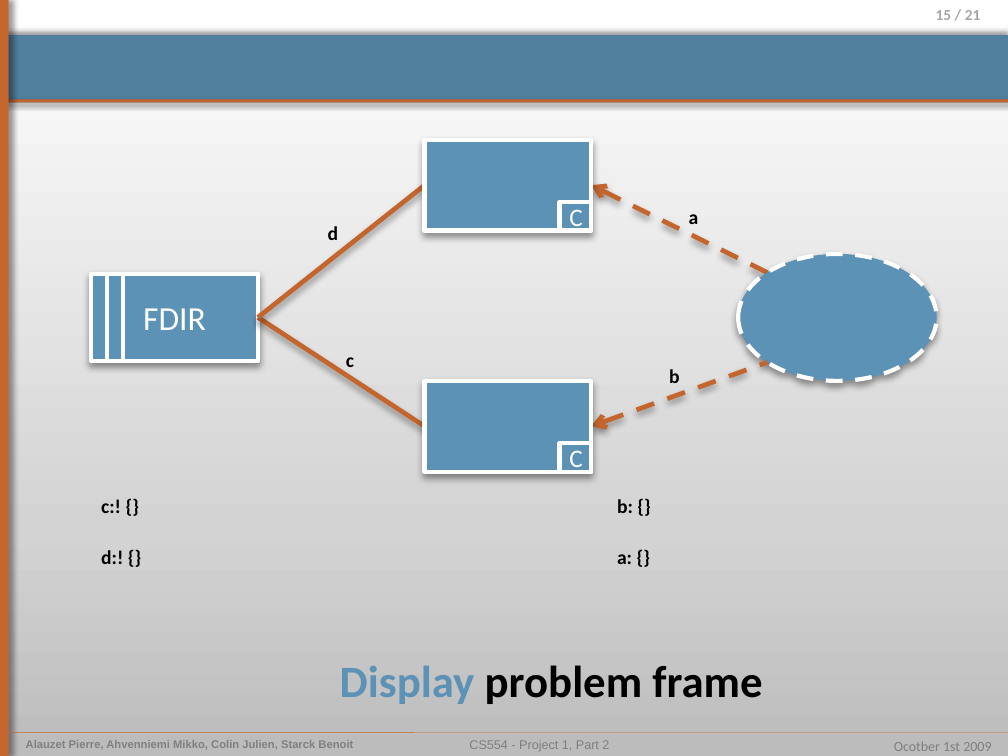
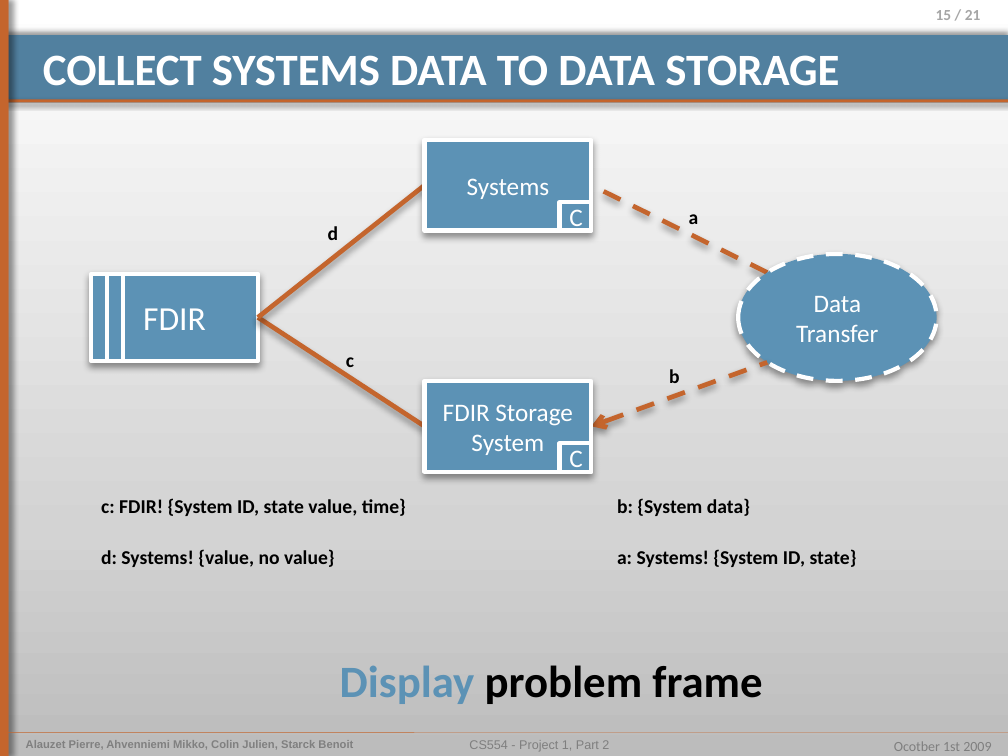
Before and after one commit to pierrealauzet/euroteam, a slide deck: slide 15 of Project 1/Part 2/CS554_EuroTeam_Problem_Frames.pptx. Drawn at 1008x756 pixels with LibreOffice and Linux fonts; fonts in the diff are those of the drawing. Boxes give left, top, right and bottom in pixels: in the first picture for what was removed or moved away, otherwise in the second. Text is boxed around its words. In the diff, an @@ line names an element or a change of style, - is before the commit and + after.

Commit message:
added data collection problem frame slides

```diff
--- a/Project 1/Part 2/CS554_EuroTeam_Problem_Frames.pptx
+++ b/Project 1/Part 2/CS554_EuroTeam_Problem_Frames.pptx
@@ title added at <box>43,55,839,86</box>, 32 pt, text #FFFFFF, bold @@
+COLLECT SYSTEMS DATA TO DATA STORAGE
@@ text in rectangle at <box>467,178,550,199</box>: text added @@
+Systems
@@ arrow (767, 272) - (592, 185): arrow to line @@
@@ text in ellipse at <box>796,296,878,342</box>: text added @@
+Data Transfer
@@ text in rectangle at <box>443,404,573,455</box>: text added @@
+FDIR Storage
+System
@@ text at <box>101,498,406,516</box>: text changed @@
-c:! {}
+c: FDIR! {System ID, state value, time}
@@ text at <box>617,498,750,516</box>: text changed @@
-b: {}
+b: {System data}
@@ text at <box>101,549,335,567</box>: text changed @@
-d:! {}
+d: Systems! {value, no value}
@@ text at <box>617,549,857,567</box>: text changed @@
-a: {}
+a: Systems! {System ID, state}
```
Also in this commit, not shown: 1 other slide changed, 1 other file.
